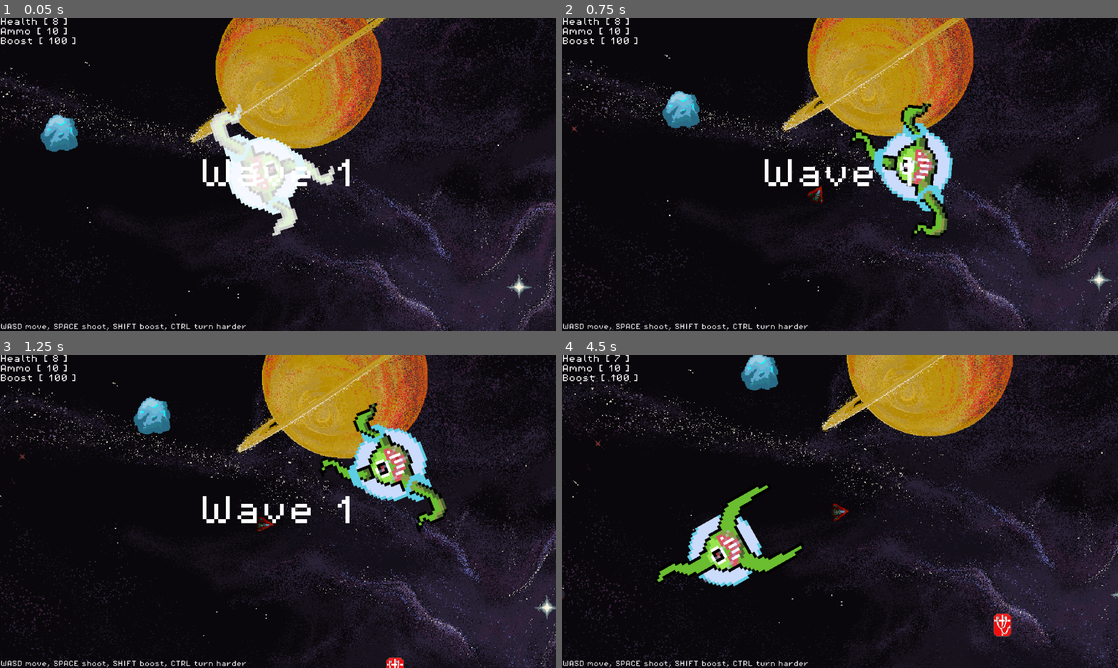
Above: before the commit, frames 1-4 (two rows, left to right).
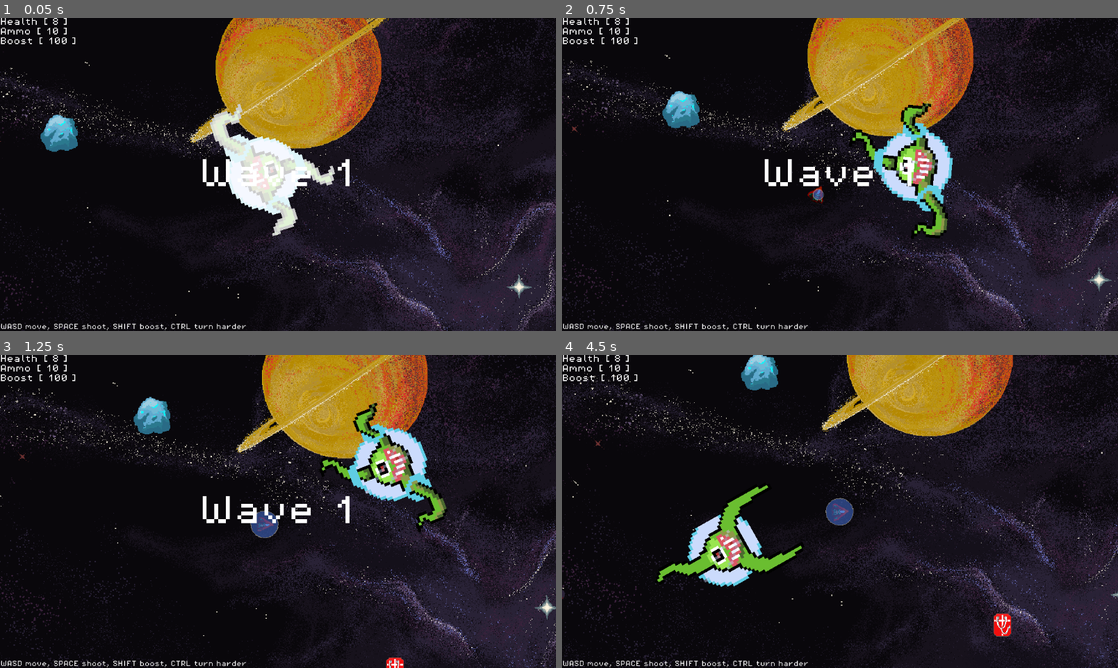
Above: after the commit, the same moments.

Repository: rylanharwood2/Adrift
Game: Godot game, scene res://scenes/game.tscn
Two runs of this game, one before a commit and one after it. Both use one fixed random seed, a clock stepped at 60 frames per second and the inputs below.
Inputs (mouse positions are in pixels of both pictures, inside the frame that each line leads up to):
- Up to frame 1 (0.05 s): no input
- Up to frame 2 (0.75 s): move the mouse to (962, 158) at 0.52 s; hold D (move_right) from 0.53 s (still down); tap 2 (activate_forcefield, bound only after the commit) at 0.6 s; click (962, 158) at 0.67 s
- Up to frame 3 (1.25 s): keep holding D (move_right)
- Up to frame 4 (4.5 s): release D (move_right) at 1.25 s; drag from (728, 527) to (923, 448) at 1.27 s; move the mouse to (895, 442) at 2.02 s; hold D (move_right) 2.03-2.75 s; tap Space (shoot) at 2.1 s; tap 2 (activate_forcefield, bound only after the commit) at 2.3, 3.6 s; drag from (812, 574) to (962, 417) at 2.77 s; move the mouse to (1006, 558) at 3.52 s; hold Left (move_left) 3.53-4.25 s; tap R (restart) at 4.15 s; drag from (673, 464) to (739, 517) at 4.27 s

Frame 1 is identical in both runs. In frame 2, less than 0.1% of the frame differs, in the area x 45-48%, y 54-59%; in frame 3, 0.3%; in frame 4, 0.4%, in the area x 9-53%, y 0-55%.

Commit message:
forcefield is visually implemented!

Diff:
--- a/project.godot
+++ b/project.godot
@@ -88,6 +88,11 @@
 , Object(InputEventJoypadButton,"resource_local_to_scene":false,"resource_name":"","device":-1,"button_index":3,"pressure":0.0,"pressed":false,"script":null)
 ]
 }
+activate_forcefield={
+"deadzone": 0.2,
+"events": [Object(InputEventKey,"resource_local_to_scene":false,"resource_name":"","device":-1,"window_id":0,"alt_pressed":false,"shift_pressed":false,"ctrl_pressed":false,"meta_pressed":false,"pressed":false,"keycode":0,"physical_keycode":50,"key_label":0,"unicode":50,"location":0,"echo":false,"script":null)
+]
+}
 
 [rendering]
 
--- /dev/null
+++ b/scenes/forcefield.tscn
@@ -0,0 +1,107 @@
+[gd_scene load_steps=11 format=3 uid="uid://byjy0ftx6mca3"]
+
+[ext_resource type="Texture2D" uid="uid://dghlgmvgyhipd" path="res://assets/sprites/player/powerups/ShieldBubblePowerUp.png" id="1_61kio"]
+[ext_resource type="Script" uid="uid://hcsp7y0btrly" path="res://scripts/forcefield.gd" id="2_spck3"]
+
+[sub_resource type="AtlasTexture" id="AtlasTexture_s0tat"]
+atlas = ExtResource("1_61kio")
+region = Rect2(240, 0, 48, 47)
+
+[sub_resource type="AtlasTexture" id="AtlasTexture_x8uvi"]
+atlas = ExtResource("1_61kio")
+region = Rect2(192, 0, 48, 47)
+
+[sub_resource type="AtlasTexture" id="AtlasTexture_1pdfu"]
+atlas = ExtResource("1_61kio")
+region = Rect2(144, 0, 48, 47)
+
+[sub_resource type="AtlasTexture" id="AtlasTexture_oesyl"]
+atlas = ExtResource("1_61kio")
+region = Rect2(96, 0, 48, 47)
+
+[sub_resource type="AtlasTexture" id="AtlasTexture_m3m7o"]
+atlas = ExtResource("1_61kio")
+region = Rect2(48, 0, 48, 47)
+
+[sub_resource type="AtlasTexture" id="AtlasTexture_spck3"]
+atlas = ExtResource("1_61kio")
+region = Rect2(0, 0, 48, 47)
+
+[sub_resource type="SpriteFrames" id="SpriteFrames_omvcc"]
+animations = [{
+"frames": [{
+"duration": 1.0,
+"texture": SubResource("AtlasTexture_s0tat")
+}, {
+"duration": 1.0,
+"texture": SubResource("AtlasTexture_x8uvi")
+}, {
+"duration": 1.0,
+"texture": SubResource("AtlasTexture_1pdfu")
+}, {
+"duration": 1.0,
+"texture": SubResource("AtlasTexture_oesyl")
+}, {
+"duration": 1.0,
+"texture": SubResource("AtlasTexture_m3m7o")
+}, {
+"duration": 1.0,
+"texture": SubResource("AtlasTexture_m3m7o")
+}, {
+"duration": 1.0,
+"texture": SubResource("AtlasTexture_spck3")
+}, {
+"duration": 1.0,
+"texture": SubResource("AtlasTexture_spck3")
+}],
+"loop": false,
+"name": &"dexpand",
+"speed": 19.0
+}, {
+"frames": [{
+"duration": 1.0,
+"texture": SubResource("AtlasTexture_spck3")
+}, {
+"duration": 1.0,
+"texture": SubResource("AtlasTexture_spck3")
+}, {
+"duration": 1.0,
+"texture": SubResource("AtlasTexture_m3m7o")
+}, {
+"duration": 1.0,
+"texture": SubResource("AtlasTexture_m3m7o")
+}, {
+"duration": 1.0,
+"texture": SubResource("AtlasTexture_oesyl")
+}, {
+"duration": 1.0,
+"texture": SubResource("AtlasTexture_1pdfu")
+}, {
+"duration": 1.0,
+"texture": SubResource("AtlasTexture_x8uvi")
+}, {
+"duration": 1.0,
+"texture": SubResource("AtlasTexture_s0tat")
+}],
+"loop": false,
+"name": &"expand",
+"speed": 26.0
+}]
+
+[sub_resource type="CircleShape2D" id="CircleShape2D_hfr23"]
+
+[node name="forcefield" type="AnimatedSprite2D"]
+sprite_frames = SubResource("SpriteFrames_omvcc")
+animation = &"expand"
+script = ExtResource("2_spck3")
+
+[node name="Area2D" type="Area2D" parent="."]
+
+[node name="CollisionShape2D" type="CollisionShape2D" parent="Area2D"]
+scale = Vector2(2.5, 2.5)
+shape = SubResource("CircleShape2D_hfr23")
+
+[node name="hide_timer" type="Timer" parent="."]
+one_shot = true
+
+[connection signal="timeout" from="hide_timer" to="." method="_on_hide_timer_timeout"]
--- a/scenes/player.tscn
+++ b/scenes/player.tscn
@@ -7,6 +7,7 @@
 [ext_resource type="Texture2D" uid="uid://xisikqweswut" path="res://assets/sprites/player/spaceship_frozone.png" id="3_fjrip"]
 [ext_resource type="AudioStream" uid="uid://cc7ky0ml6gshb" path="res://assets/sfx/ship_sounds.wav" id="4_80fm8"]
 [ext_resource type="AudioStream" uid="uid://y5oasx7yajya" path="res://assets/sfx/single_shot_2.wav" id="4_pabxg"]
+[ext_resource type="PackedScene" uid="uid://byjy0ftx6mca3" path="res://scenes/forcefield.tscn" id="8_smehm"]
 
 [sub_resource type="ShaderMaterial" id="ShaderMaterial_4a8iu"]
 shader = ExtResource("2_xlifc")
@@ -297,6 +298,10 @@
 
 [node name="ice_timer" type="Timer" parent="."]
 wait_time = 30.0
+
+[node name="forcefield_invul_timer" type="Timer" parent="."]
+
+[node name="forcefield" parent="." instance=ExtResource("8_smehm")]
 
 [connection signal="player_died" from="." to="." method="_on_player_died"]
 [connection signal="ready" from="." to="." method="_on_ready"]
--- /dev/null
+++ b/scripts/forcefield.gd
@@ -0,0 +1,23 @@
+extends AnimatedSprite2D
+
+var active := false
+
+func expand():
+	print("tried")
+	if not active:
+		active = true
+		show()
+		play("expand")
+		$".".self_modulate.a = 0.5
+		$hide_timer.start(2)
+
+func dexpand():
+	active = false
+	play("dexpand")
+	await animation_finished
+	#hide()
+
+
+func _on_hide_timer_timeout() -> void:
+	await dexpand()
+	hide()
--- a/scripts/game.gd
+++ b/scripts/game.gd
@@ -30,6 +30,7 @@
 func _process(_delta: float) -> void:
 	for ice_powerup in get_tree().get_nodes_in_group("ice_powerups"):
 		ice_powerup.applied_ice.connect(%Player.active_ice_powerup)
+
 
 func new_game():
 	$HUD.show_message("")#Welcome to the \nThunderdome!!")
--- a/scripts/ice_powerup.gd
+++ b/scripts/ice_powerup.gd
@@ -12,9 +12,6 @@
 func _process(delta: float) -> void:
 	pass
 
-#func
-#applied_ice
-#enemy.apply_slow(slow_factor, duration)
 
 # I added an area2d as a hitbox for player detection
 func _on_area_2d_body_entered(body: Node2D) -> void:
--- a/scripts/player.gd
+++ b/scripts/player.gd
@@ -7,6 +7,7 @@
 signal boost_changed(new_boost)
 
 @onready var animated_sprite: AnimatedSprite2D = $AnimatedSprite2D
+@onready var forcefield = $forcefield
 
 # TODO universal random number seed?
 var rng = RandomNumberGenerator.new()
@@ -42,6 +43,7 @@
 var just_hit = false
 var dead = false
 var iced_up = false
+var can_die = true
 
 var scene = preload("res://scenes/bullet.tscn")
 
@@ -70,6 +72,8 @@
 	var directional_input = Input.get_axis("move_left","move_right")
 
 	rotation_direction = Vector2(1, 0).rotated(rotation)
+
+	check_forcefield()
 
 	if forward_input:
 		velocity += (rotation_direction * acceleration)
@@ -216,12 +220,13 @@
 		hurt_player()
 
 func hurt_player():
-	$invulnerability_frames.start()
-	$player_hurt.play()
-	flash()
-	health -= 1
-	$enemy_hit_cooldown.start()
-	just_hit = true
+	if can_die:
+		$invulnerability_frames.start()
+		$player_hurt.play()
+		flash()
+		health -= 1
+		$enemy_hit_cooldown.start()
+		just_hit = true
 
 
 func active_ice_powerup() -> void:
@@ -229,6 +234,7 @@
 
 # theres prob a better way of doing this but these set up the signal to change the HUD
 func update_health_changed(updated_health):
+	#if updated_health => last_health or can_die:#
 	if last_health != updated_health:
 		last_health = updated_health
 		health_changed.emit(updated_health)
@@ -257,3 +263,10 @@
 
 func _on_ice_timer_timeout() -> void:
 	iced_up = false
+
+
+func check_forcefield():
+	if Input.is_action_just_pressed("activate_forcefield"):
+		forcefield.expand()
+		can_die = false
+		$forcefield_invul_timer.start(2)
Binary file added: assets/sprites/player/powerups/ShieldBubblePowerUp.png
Not shown, added: assets/sprites/player/powerups/ShieldBubblePowerUp.png.import
Binary file added: assets/sprites/player/powerups/ShieldPowerUpIcon-4fps.png
Not shown, added: assets/sprites/player/powerups/ShieldPowerUpIcon-4fps.png.import
Not shown: 1 places in scenes/player.tscn that only renumber resources
Not shown, added: scripts/forcefield.gd.uid
